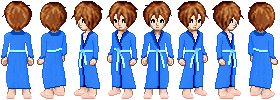
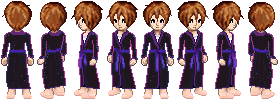
Two versions of the same layered image (280 × 100). Layer-by-layer changes:
painted on "South" over [164, 32, 174, 56]
painted on "North" over [1, 30, 25, 56]
